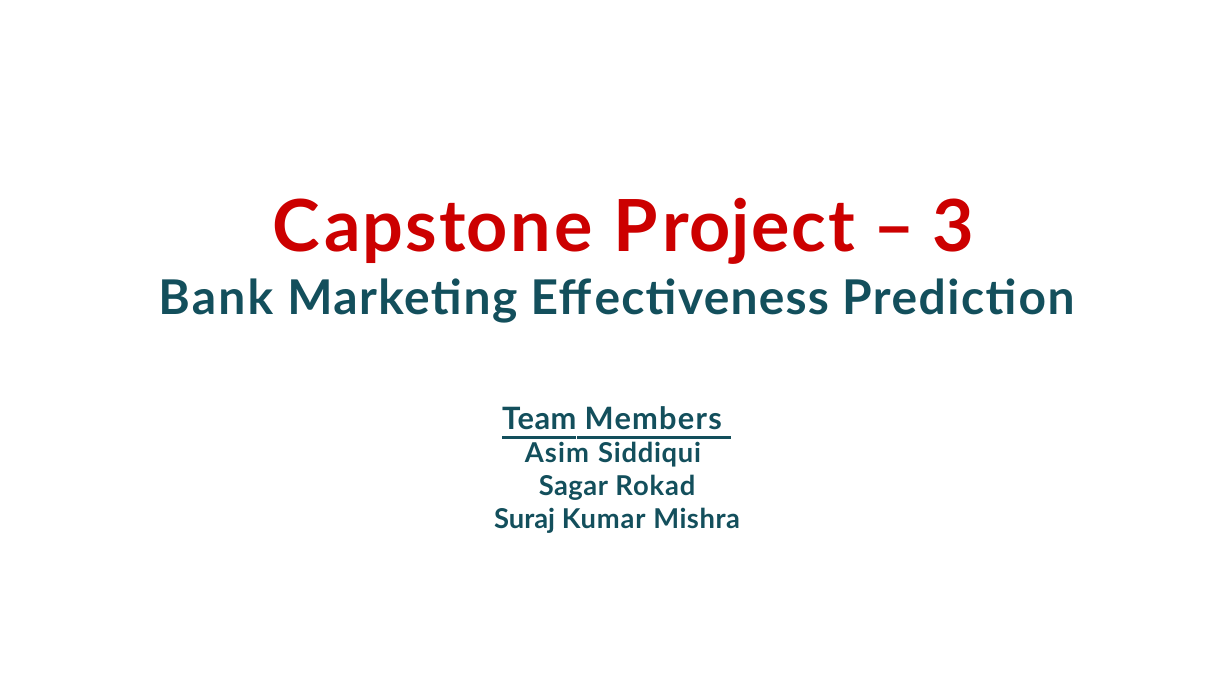
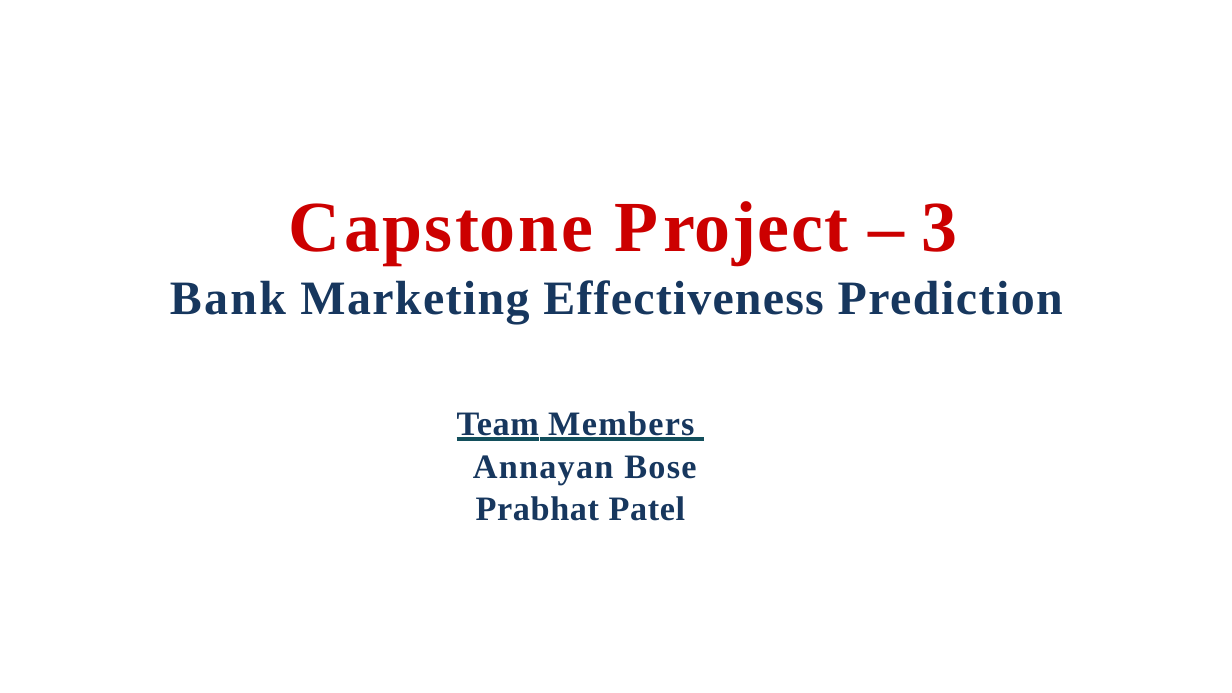
Before and after one commit to AnnayanB/SupervisedML_BankMarketingCampaigns, a slide deck: slide 1 of Presentation-Bank Marketing Effectiveness Prediction.pptx.pptx. Drawn at 1232x693 pixels with LibreOffice and Linux fonts; fonts in the diff are those of the drawing; background and template pictures are left out. Boxes give left, top, right and bottom in pixels: in the first picture for what was removed or moved away, otherwise in the second. Text is boxed around its words. In the diff, an @@ line names an element or a change of style, - is before the commit and + after.

```diff
--- a/Presentation-Bank Marketing Effectiveness Prediction.pptx.pptx
+++ b/Presentation-Bank Marketing Effectiveness Prediction.pptx.pptx
@@ text "Capstone Project – 3" at box(170, 201, 1063, 324): font Lato to Times New Roman; text colour #134F5C to #17375E in "Bank Marketing Effectiveness Prediction" @@
@@ text at box(457, 411, 696, 521): text changed; size 16 to 20 pt; font Lato to Times New Roman; text colour #134F5C to #17375E @@
-Team Members Asim Siddiqui Sagar Rokad
-Suraj Kumar Mishra
+Team Members
+Annayan Bose
+Prabhat Patel
```
Also in this commit, not shown: 17 other slides changed, 9 slides added, 4 slides removed.
